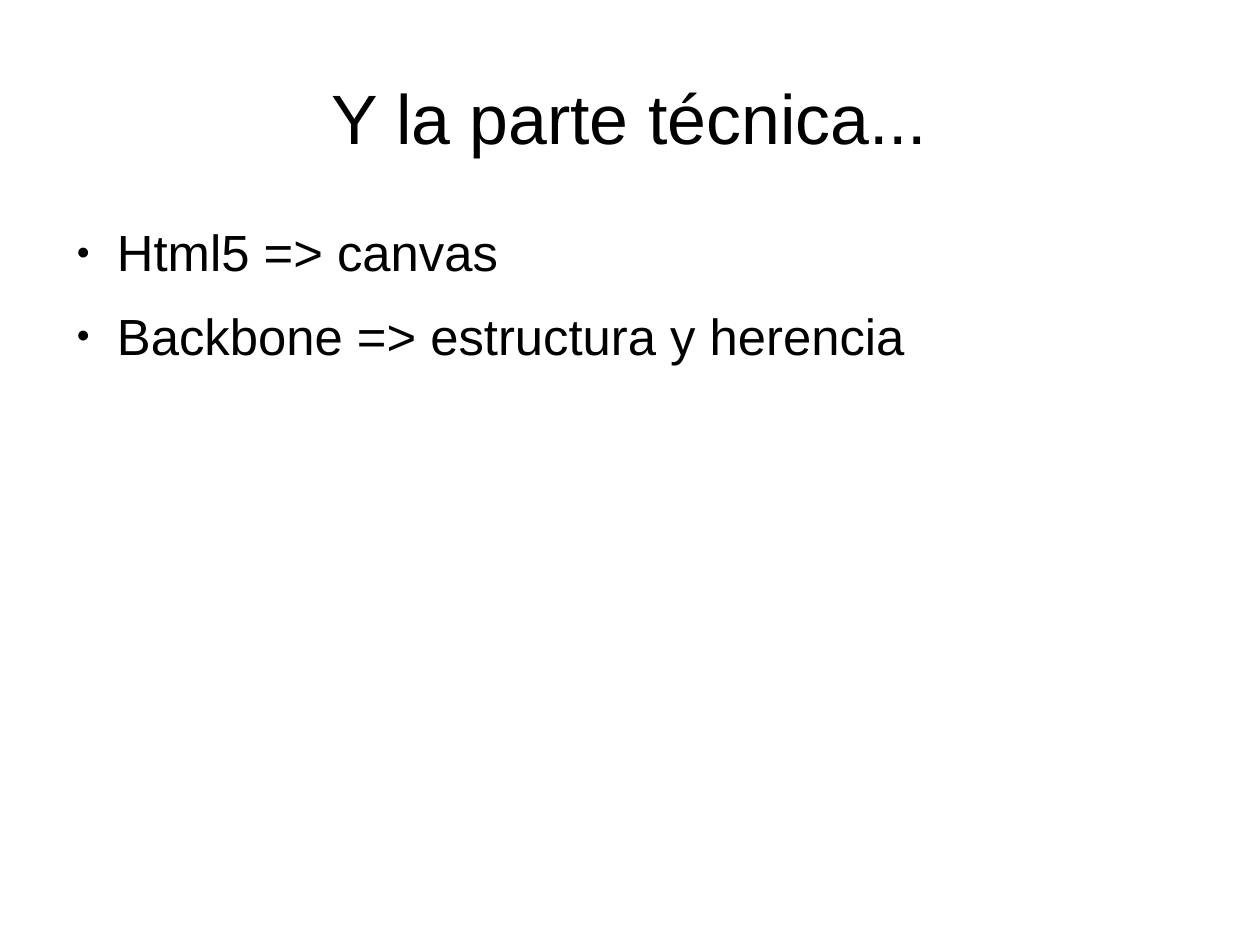
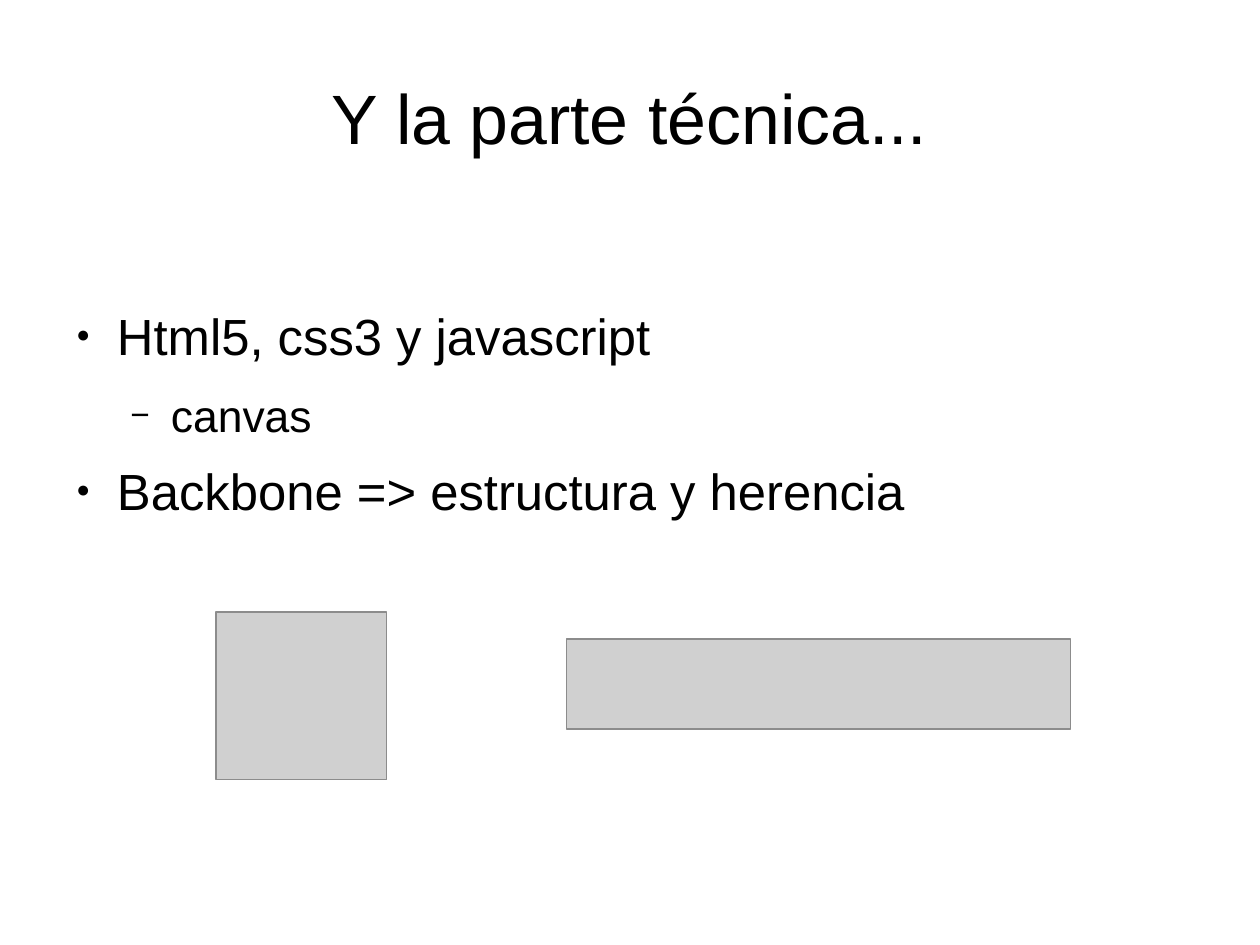
Before and after one commit to pgdoval/motor_videojuegos_js, a slide deck: slide 11 of doc/motor.odp. Drawn at 1260x945 pixels with LibreOffice and Linux fonts; fonts in the diff are those of the drawing; grey boxes stand for pictures. Boxes give left, top, right and bottom in pixels: in the first picture for what was removed or moved away, otherwise in the second. Text is boxed around its words. In the diff, an @@ line names an element or a change of style, - is before the commit and + after.

```diff
--- a/doc/motor.odp
+++ b/doc/motor.odp
@@ text at (x1=117, y1=318, x2=650, y2=433): text changed @@
-● Html5 => canvas
+● Html5, css3 y javascript
+  − canvas
@@ picture added at (x1=216, y1=612, x2=388, y2=780) @@
@@ picture added at (x1=567, y1=639, x2=1071, y2=729) @@
```
Also in this commit, not shown: 4 other slides changed, 3 slides added, 2 slides removed, 6 other files.
